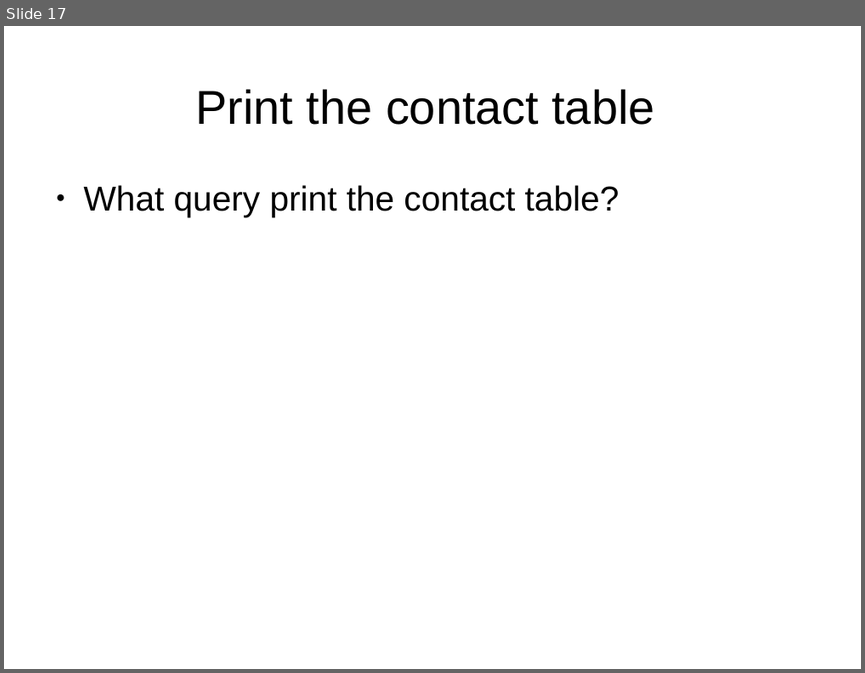
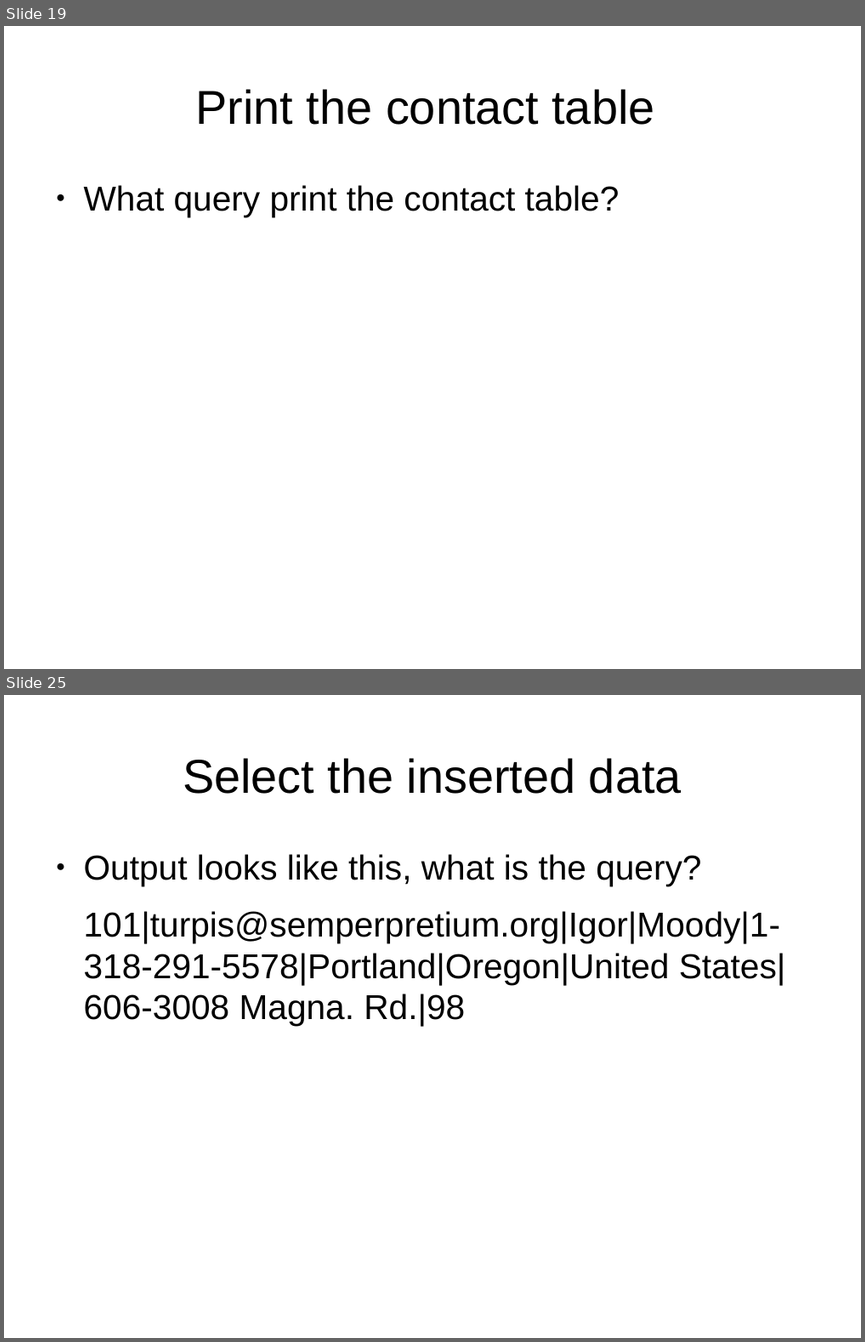
Before and after one commit to Oflameo/intro_to_databases_with_sqlite3, a slide deck: intro_to_databases_with_sqlite3.odp. Shown one above the other, each under a label of ours: slide 17 before the commit, slides 19 and 25 after it; the slides between them are not shown. The pictures are 865x673 and 865x1342 pixels, drawn with LibreOffice and Linux fonts; fonts in the diff are those of the drawing. Boxes give left, top, right and bottom in pixels: in the first picture for what was removed or moved away, otherwise in the second. Text is boxed around its words. In the diff, an @@ line names an element or a change of style, - is before the commit and + after.

```diff
--- a/intro_to_databases_with_sqlite3.odp
+++ b/intro_to_databases_with_sqlite3.odp
@@ slide 25 added at (x1=4, y1=695, x2=861, y2=1338), background #FFFFFF @@
@@ title added at (x1=182, y1=758, x2=681, y2=794), 44 pt, text #000000 @@
+Select the inserted data
@@ text added at (x1=84, y1=854, x2=786, y2=1026), 32 pt, text #000000 @@
+● Output looks like this, what is the query?
+101|turpis@semperpretium.org|Igor|Moody|1-318-291-5578|Portland|Oregon|United States|606-3008 Magna. Rd.|98
@@ what was slide 17 is now slide 19 @@
```
Also in this commit, not shown: 2 slides changed, 13 other slides added, 1 slide removed.
